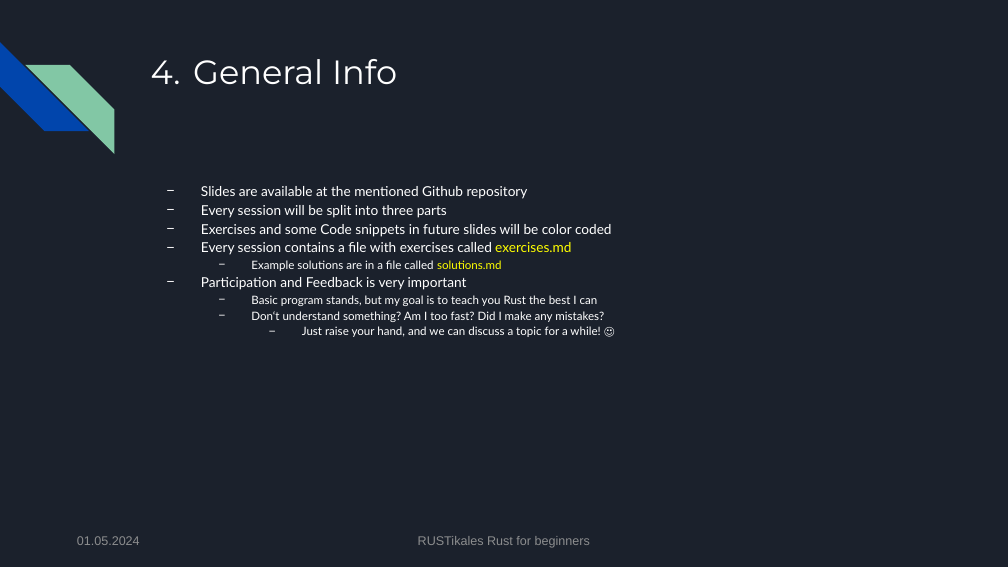
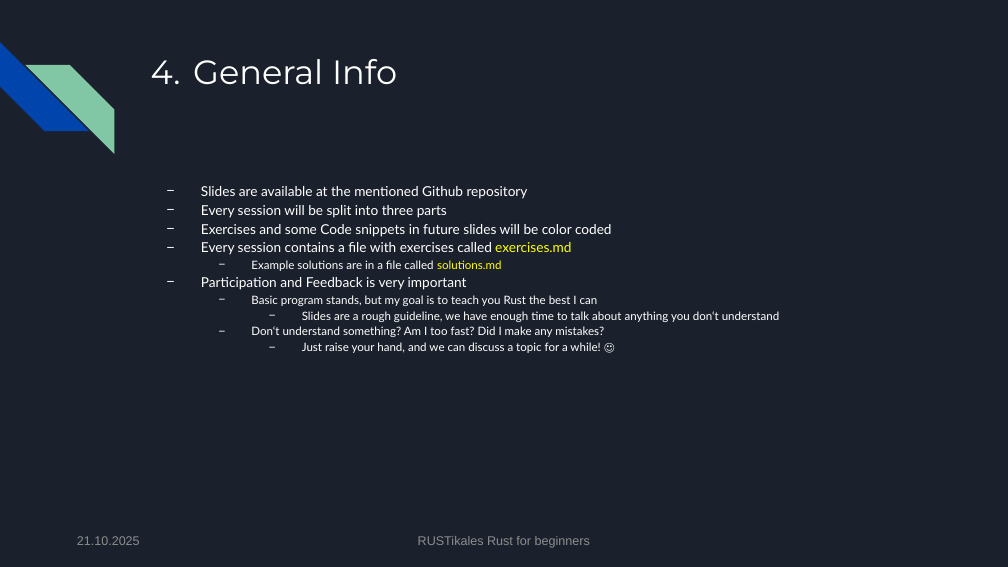
Before and after one commit to pfhaupt/progkurs, a slide deck: slide 50 of rust-beginner/01 - Installation/01 - original.pptx. Drawn at 1008x567 pixels with LibreOffice and Linux fonts; fonts in the diff are those of the drawing. Boxes give left, top, right and bottom in pixels: in the first picture for what was removed or moved away, otherwise in the second. Text is boxed around its words. In the diff, an @@ line names an element or a change of style, - is before the commit and + after.

```diff
--- a/rust-beginner/01 - Installation/01 - original.pptx
+++ b/rust-beginner/01 - Installation/01 - original.pptx
@@ text at box(302, 311, 780, 322): paragraph added @@
+    − Slides are a rough guideline, we have enough time to talk about anything you don‘t understand
@@ text at box(77, 536, 140, 545): text changed @@
-01.05.2024
+21.10.2025
```
Also in this commit, not shown: 49 other slides changed, 1 other file.
